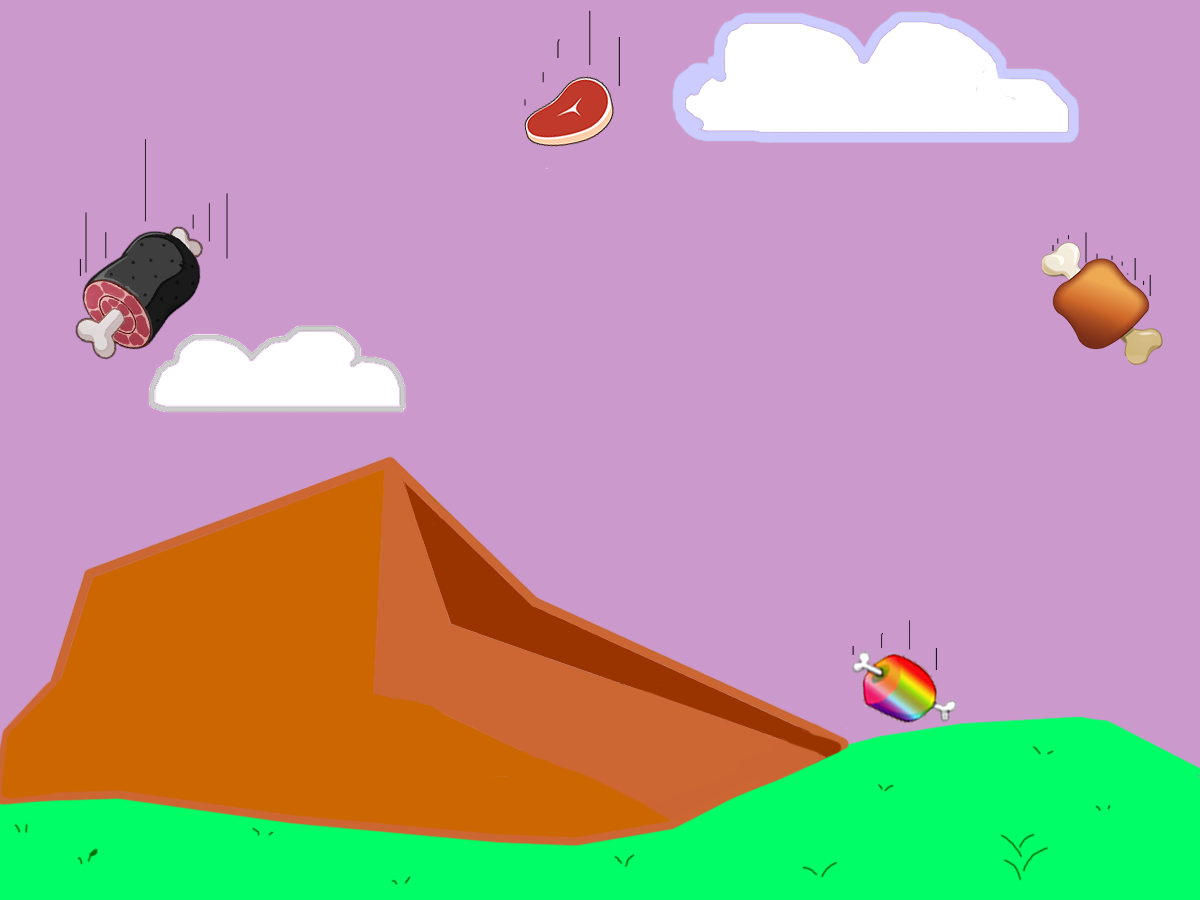
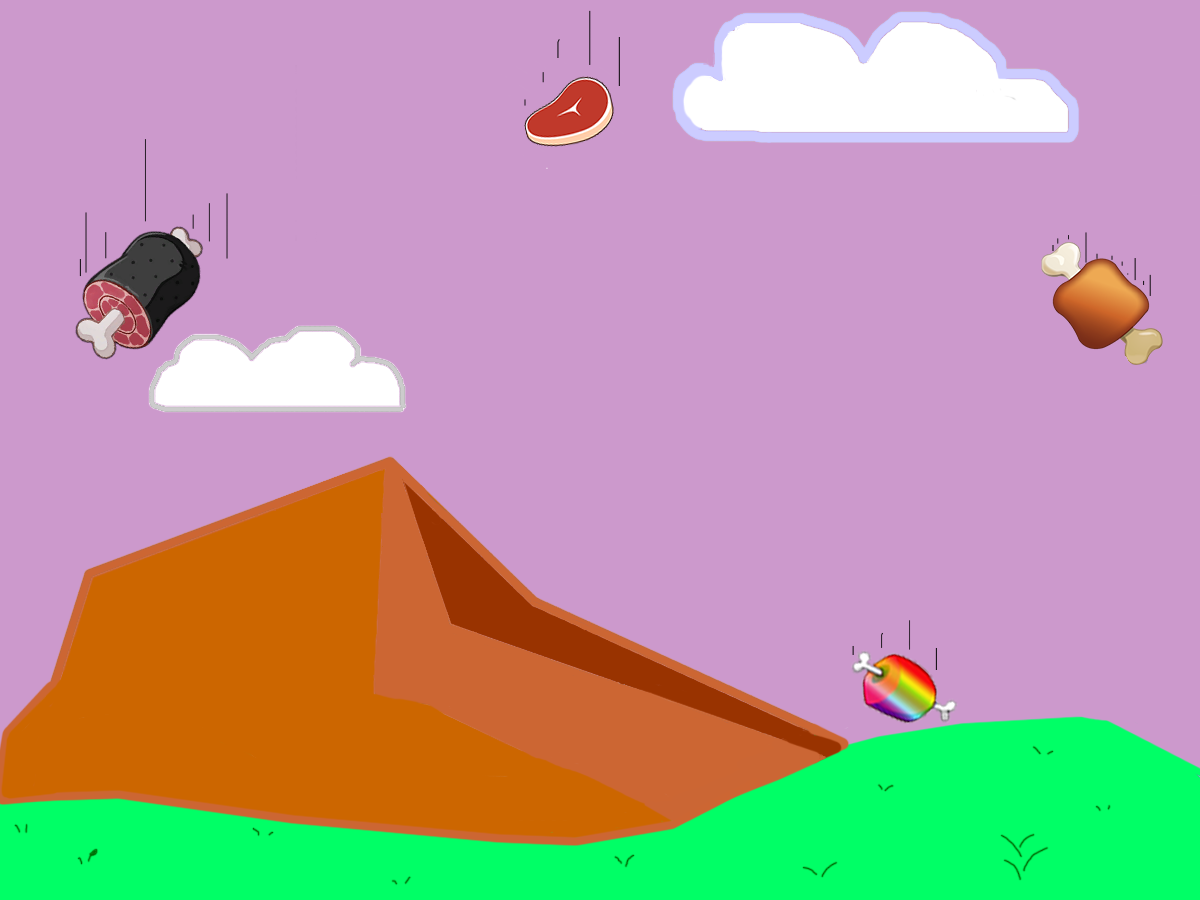
Before/after of a 1200x900 layered artwork. What changed in the layer stack:
removed layer "Arrière-plan" over [683, 22, 999, 129]
